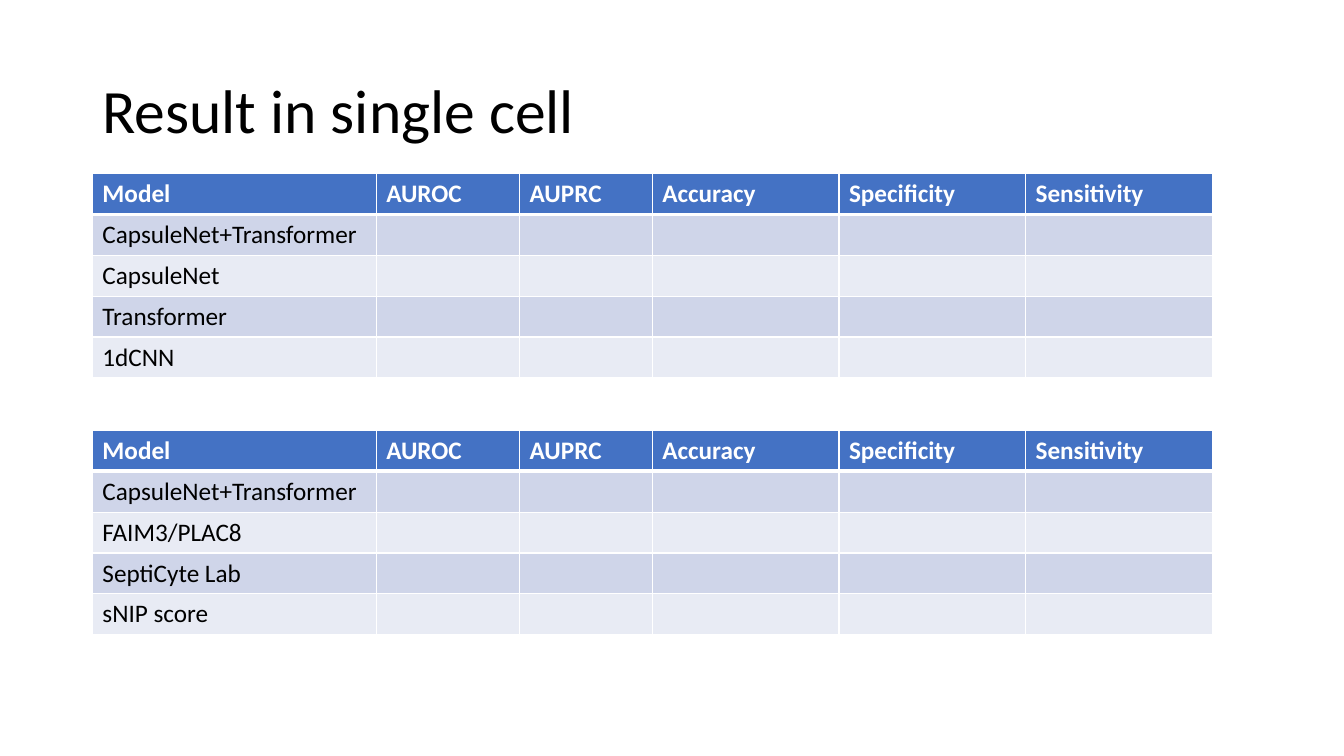
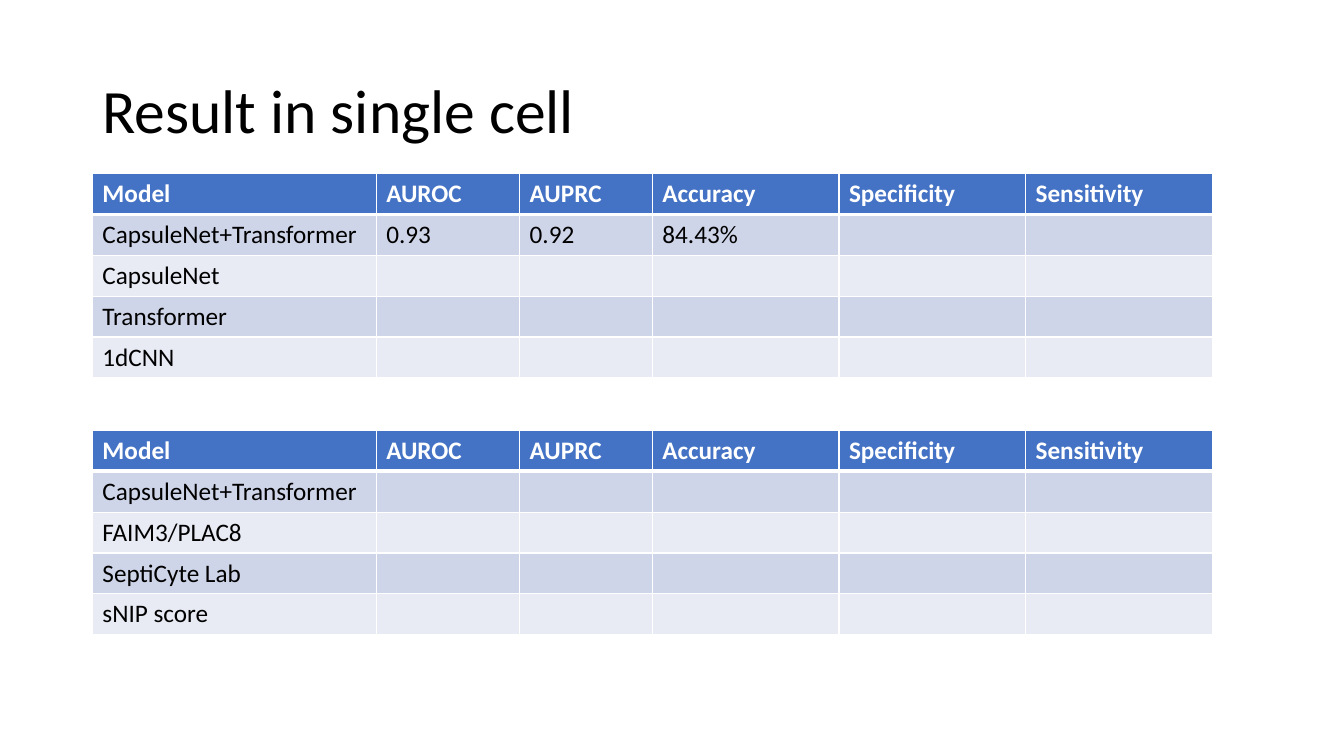
Before and after one commit to tpmmthomas/Sepsis-diagnosis-from-pairwise-single-cell-RNA-Continued, a slide deck: slide 9 of capNet+Tran.pptx. Drawn at 1344x756 pixels with LibreOffice and Linux fonts; fonts in the diff are those of the drawing. Boxes give left, top, right and bottom in pixels: in the first picture for what was removed or moved away, otherwise in the second. Text is boxed around its words. In the diff, an @@ line names an element or a change of style, - is before the commit and + after.

```diff
--- a/capNet+Tran.pptx
+++ b/capNet+Tran.pptx
@@ table at (93,173,1213,378) @@
-row 2: CapsuleNet+Transformer |  |  |  |  | 
+row 2: CapsuleNet+Transformer | 0.93 | 0.92 | 84.43% |  | 
```
Also in this commit, not shown: 4 other files.
